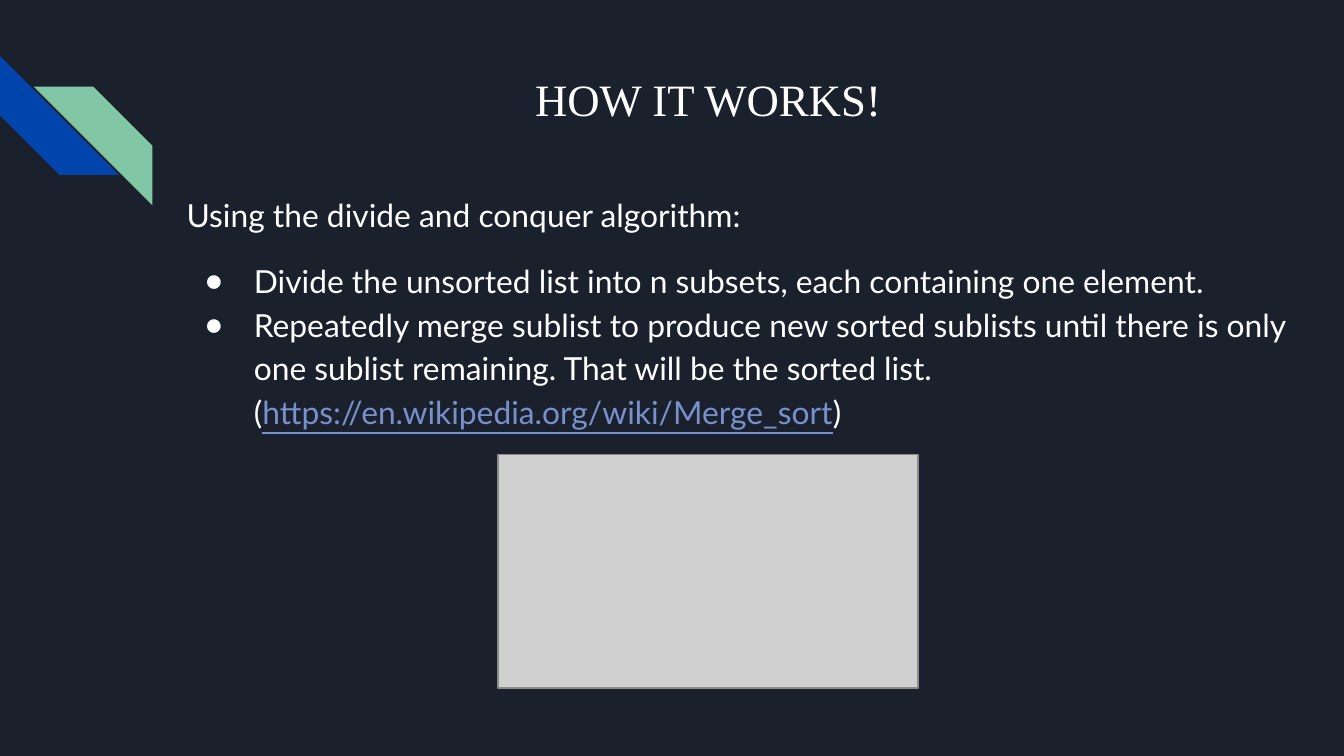
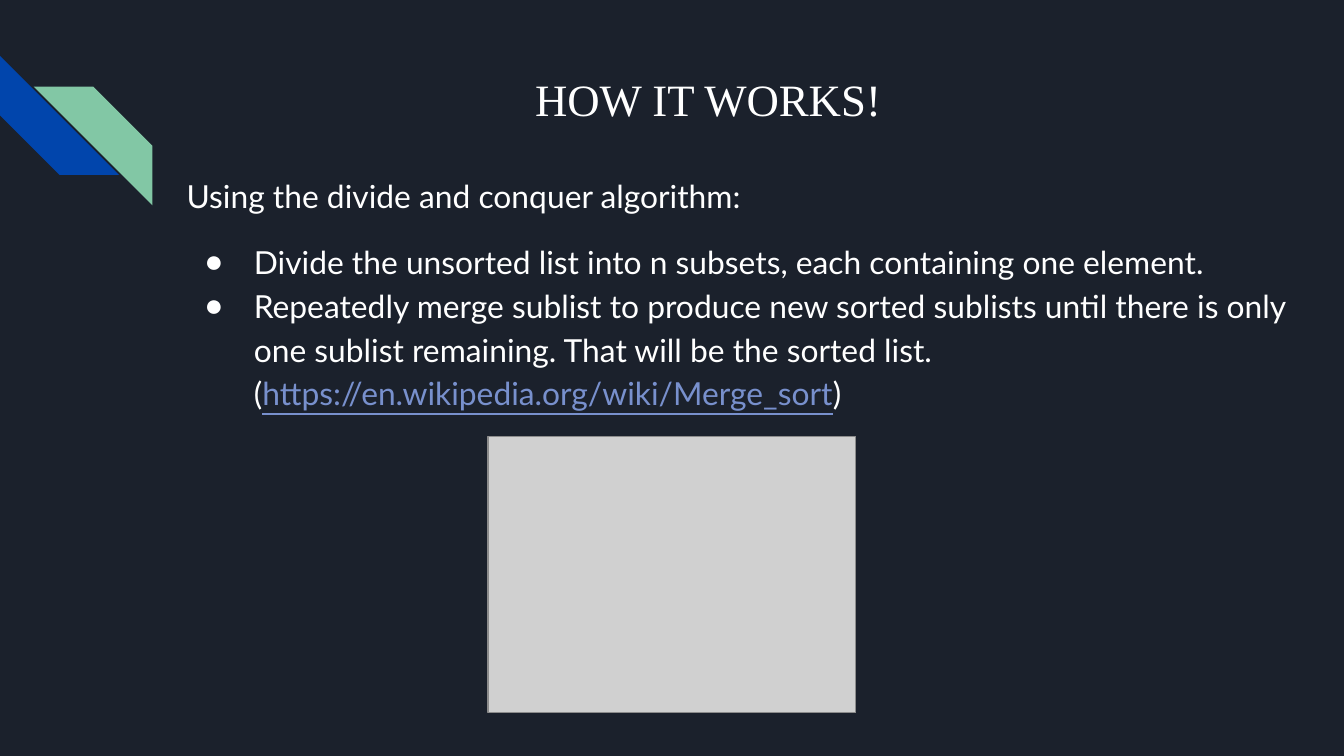
Before and after one commit to smunt97/CS608, a slide deck: slide 7 of Group7_SortingAlgorithms.pptx. Drawn at 1344x756 pixels with LibreOffice and Linux fonts; fonts in the diff are those of the drawing; grey boxes stand for pictures. Boxes give left, top, right and bottom in pixels: in the first picture for what was removed or moved away, otherwise in the second. Text is boxed around its words. In the diff, an @@ line names an element or a change of style, - is before the commit and + after.

```diff
--- a/Group7_SortingAlgorithms.pptx
+++ b/Group7_SortingAlgorithms.pptx
@@ text "Using the divide and conquer ...": place and size @@
-text "Using the divide and conquer ..." at (187, 203, 1287, 430)
+text "Using the divide and conquer ..." at (187, 184, 1287, 411)
@@ picture: place and size @@
-picture at (499, 454, 918, 688)
+picture at (488, 437, 856, 712)
```
Also in this commit, not shown: 9 other slides changed.
